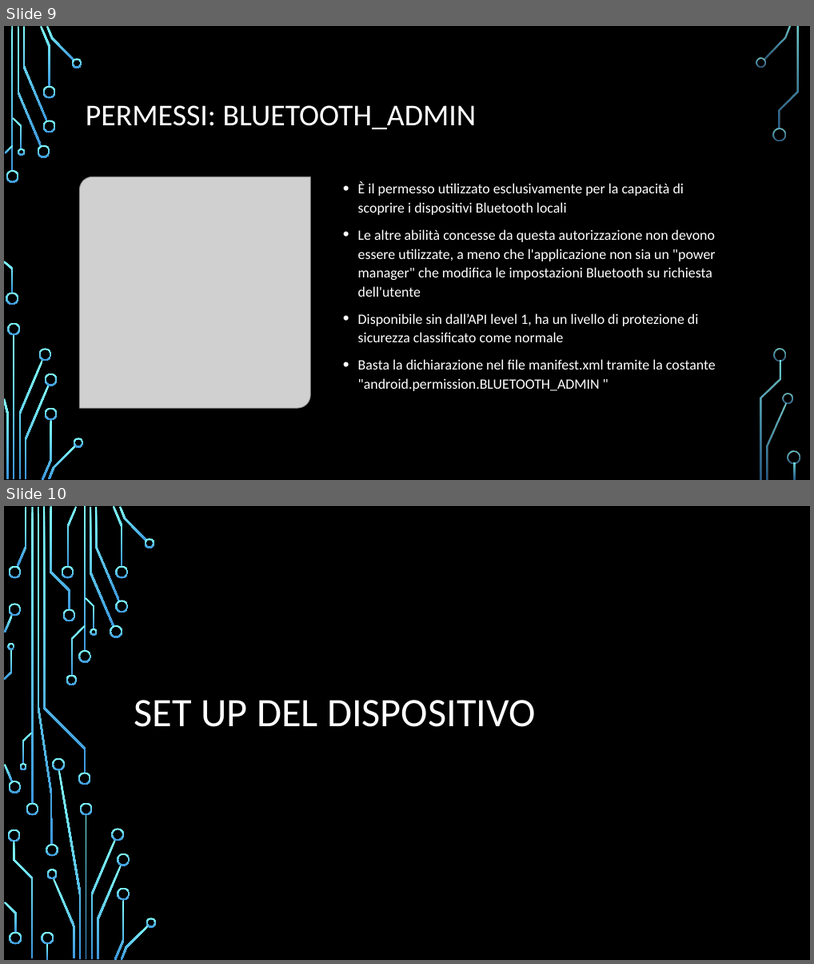
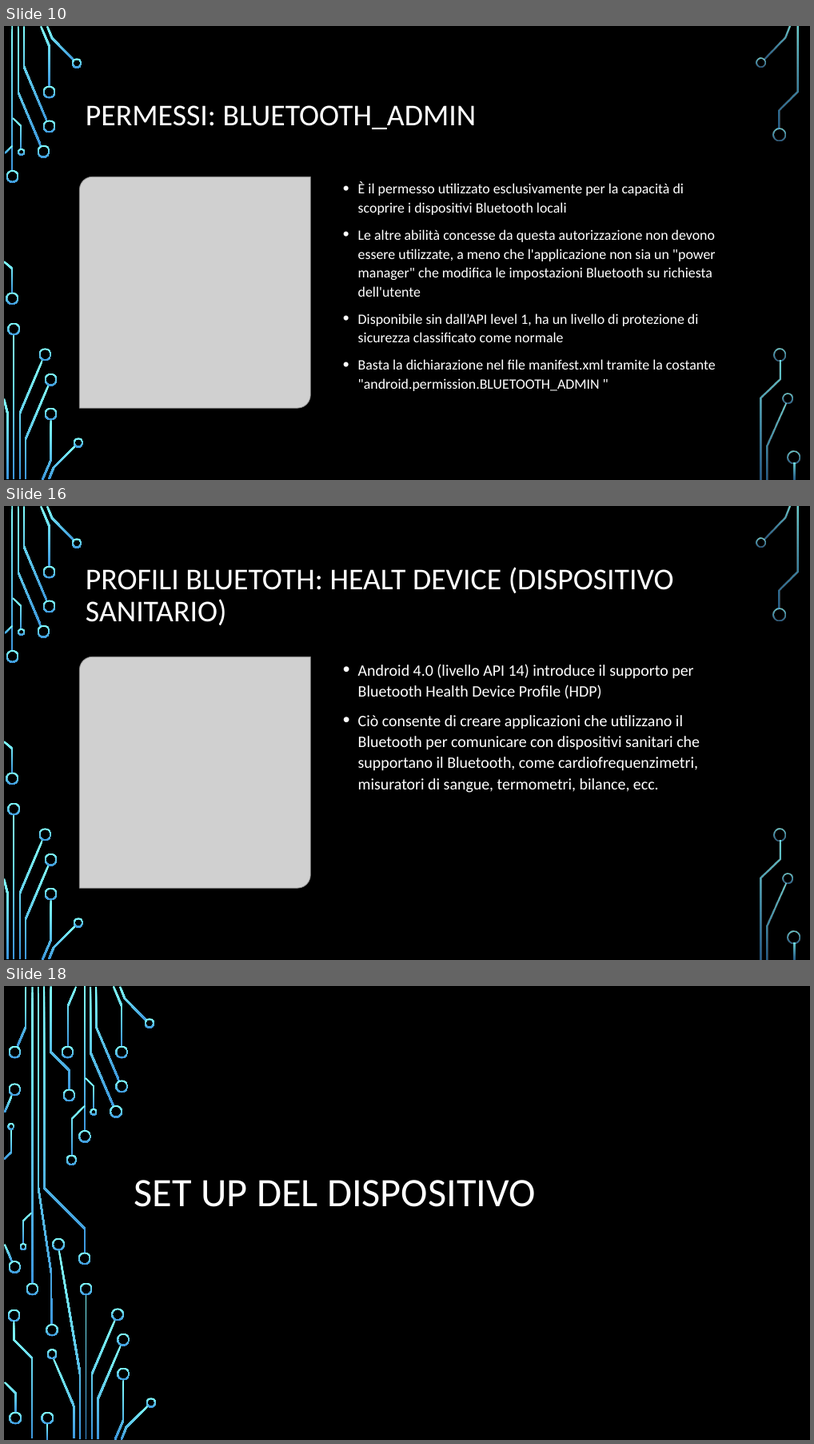
Before and after one commit to FNX-hub/ProgettoMP, a slide deck: Bluetooth.pptx. Shown one above the other, each under a label of ours: slides 9 and 10 before the commit, slides 10, 16 and 18 after it; the slides between them are not shown. The pictures are 814x964 and 814x1444 pixels, drawn with LibreOffice and Linux fonts; fonts in the diff are those of the drawing; grey boxes stand for pictures; background and template pictures are left out. Boxes give left, top, right and bottom in pixels: in the first picture for what was removed or moved away, otherwise in the second. Text is boxed around its words. In the diff, an @@ line names an element or a change of style, - is before the commit and + after.

```diff
--- a/Bluetooth.pptx
+++ b/Bluetooth.pptx
@@ slide 16 added at (x1=4, y1=506, x2=810, y2=960), background picture (left out); not listed: 36 template elements that a slide beside it also shows @@
@@ title added at (x1=86, y1=567, x2=674, y2=625), 36 pt, text #FFFFFF @@
+PROFILI BLUETOTH: HEALT DEVICE (DISPOSITIVO SANITARIO)
@@ picture added at (x1=80, y1=656, x2=310, y2=888) @@
@@ text added at (x1=358, y1=664, x2=700, y2=792), 19 pt, text #FFFFFF @@
+• Android 4.0 (livello API 14) introduce il supporto per Bluetooth Health Device Profile (HDP)
+• Ciò consente di creare applicazioni che utilizzano il Bluetooth per comunicare con dispositivi sanitari che supportano il Bluetooth, come cardiofrequenzimetri, misuratori di sangue, termometri, bilance, ecc.
@@ what was slide 9 is now slide 10 @@
@@ what was slide 10 is now slide 18 @@
```
Also in this commit, not shown: 1 slide changed, 10 other slides added.
